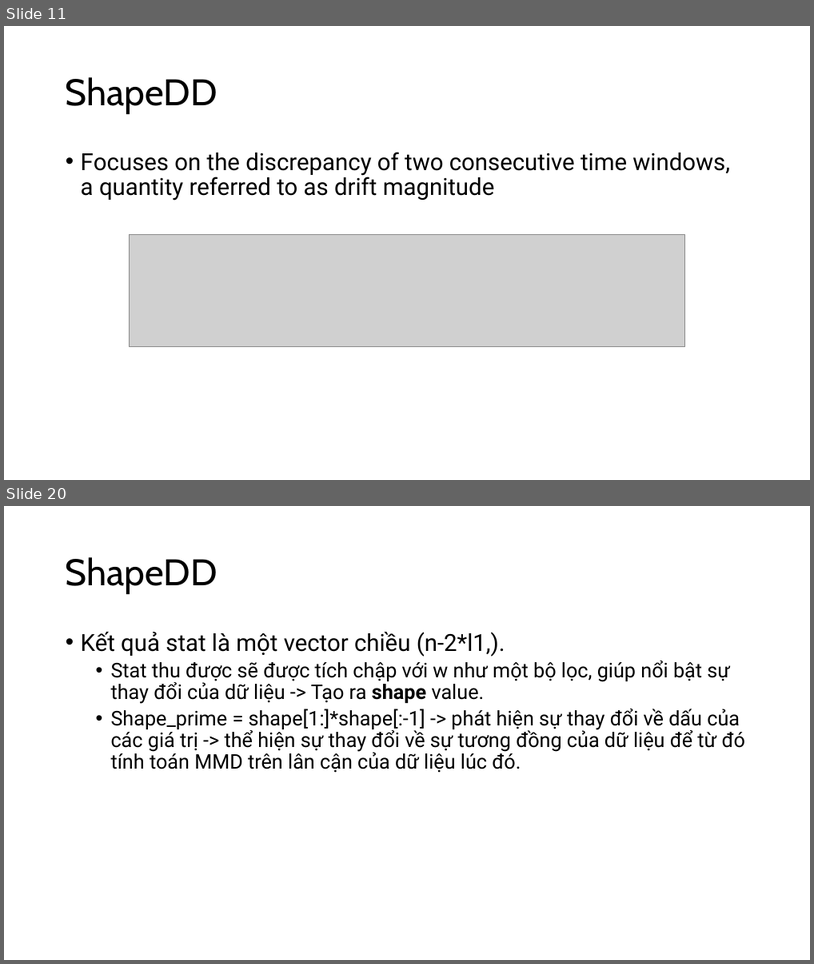
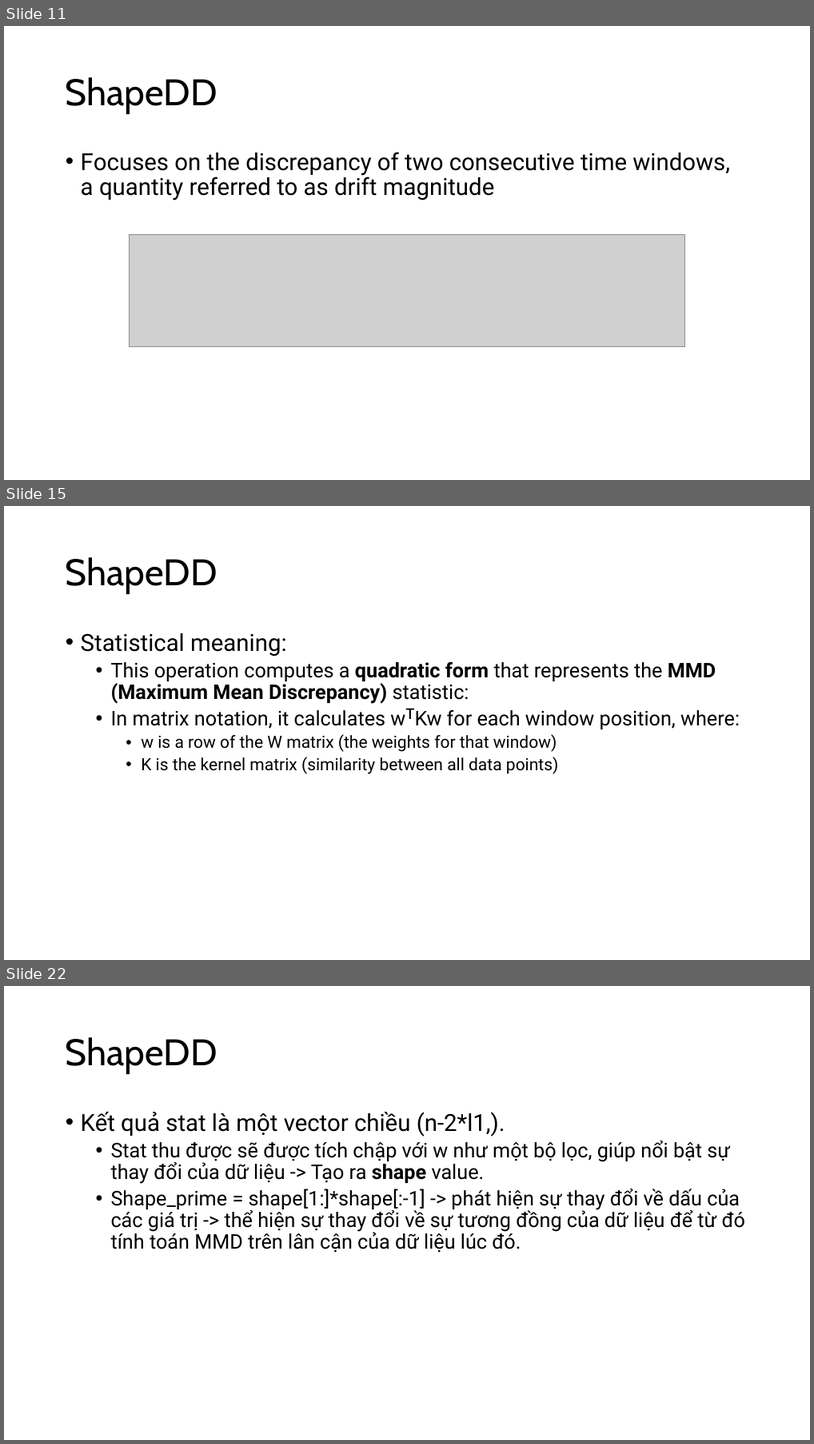
Before and after one commit to neoslusion/One-or-Two-Things-We-Know-about-Concept-Drift, a slide deck: report/Algorithm.pptx. Shown one above the other, each under a label of ours: slides 11 and 20 before the commit, slides 11, 15 and 22 after it; the slides between them are not shown. The pictures are 814x964 and 814x1444 pixels, drawn with LibreOffice and Linux fonts; fonts in the diff are those of the drawing; grey boxes stand for pictures. Boxes give left, top, right and bottom in pixels: in the first picture for what was removed or moved away, otherwise in the second. Text is boxed around its words. In the diff, an @@ line names an element or a change of style, - is before the commit and + after.

```diff
--- a/report/Algorithm.pptx
+++ b/report/Algorithm.pptx
@@ slide 15 added at (4, 506, 810, 960), background #FFFFFF @@
@@ title added at (66, 557, 218, 594), 44 pt, text #000000 @@
+ShapeDD
@@ text added at (81, 633, 740, 774), 24 pt, text #000000 @@
+• Statistical meaning:
+  • This operation computes a quadratic form that represents the MMD (Maximum Mean Discrepancy) statistic:
+  • In matrix notation, it calculates wᵀKw for each window position, where:
+    • w is a row of the W matrix (the weights for that window)
+    • K is the kernel matrix (similarity between all data points)
@@ what was slide 20 is now slide 22 @@
```
Also in this commit, not shown: 7 slides changed, 1 other slide added, 1 other file.
